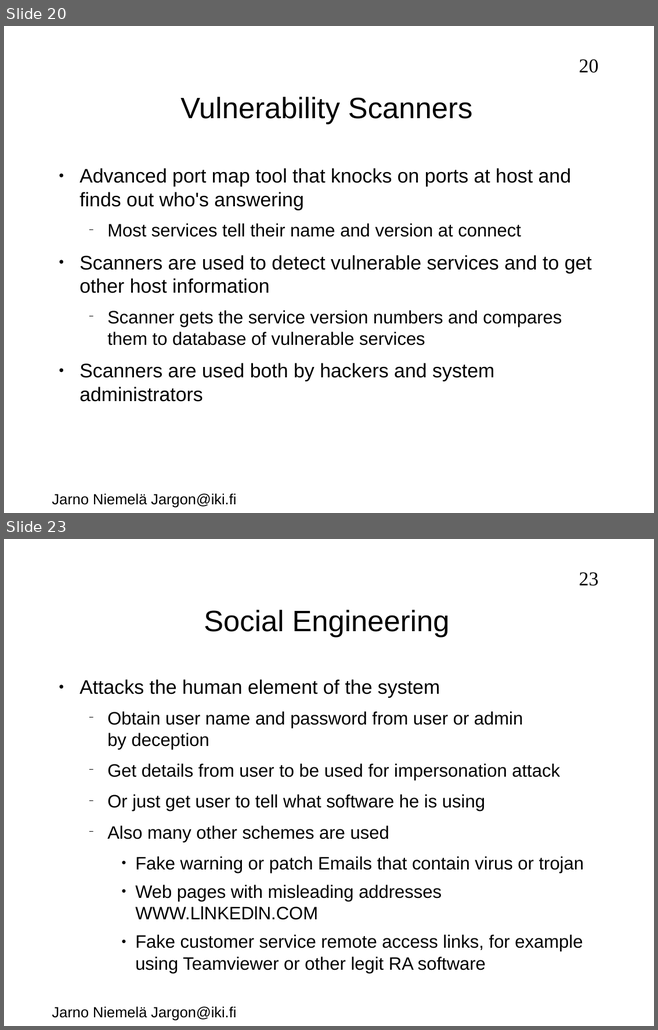
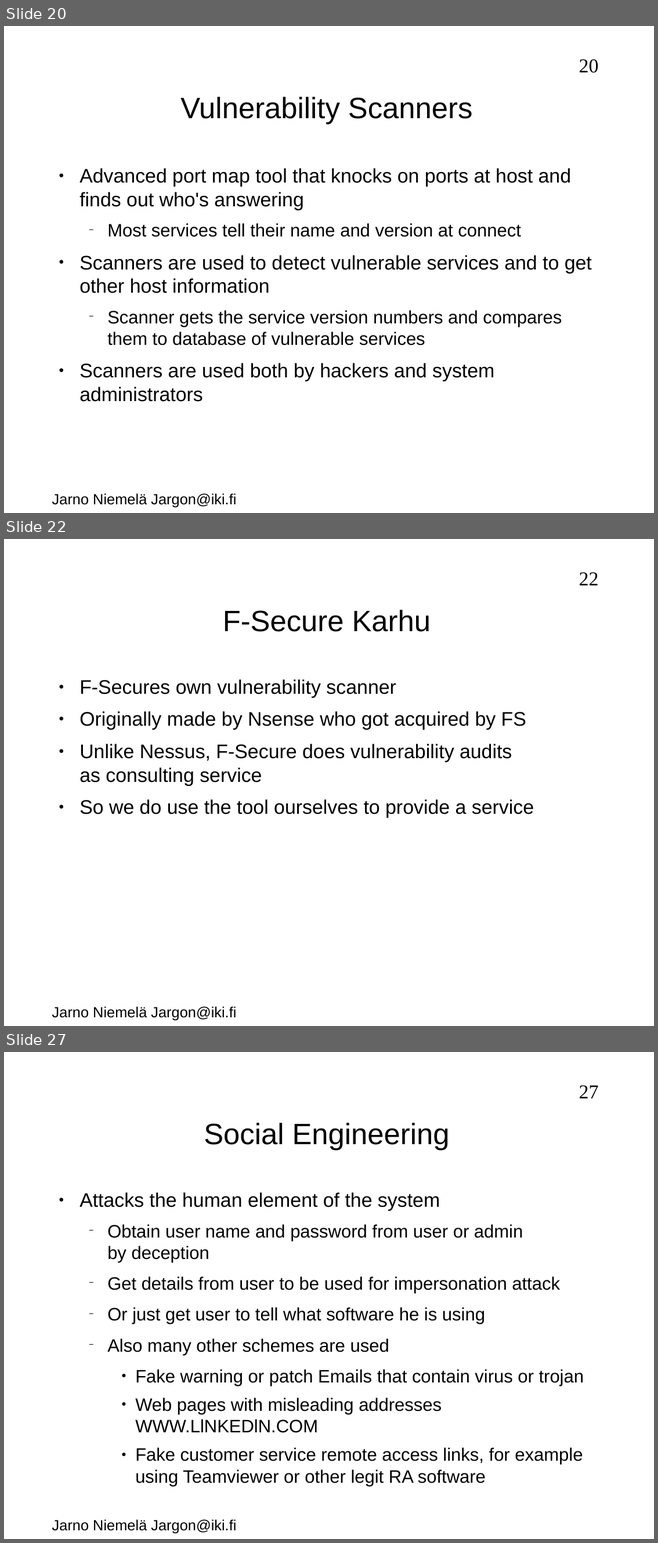
Before and after one commit to jarno-niemela/corporate_cyber_defence, a slide deck: NetworkSecurity/NetworkSecurity.odp. Shown one above the other, each under a label of ours: slides 20 and 23 before the commit, slides 20, 22 and 27 after it; the slides between them are not shown. The pictures are 658x1030 and 658x1543 pixels, drawn with LibreOffice and Linux fonts; fonts in the diff are those of the drawing; background and template pictures are left out. Boxes give left, top, right and bottom in pixels: in the first picture for what was removed or moved away, otherwise in the second. Text is boxed around its words. In the diff, an @@ line names an element or a change of style, - is before the commit and + after.

```diff
--- a/NetworkSecurity/NetworkSecurity.odp
+++ b/NetworkSecurity/NetworkSecurity.odp
@@ slide 22 added at (4,539,654,1026), background #FFFFFF; not listed: 2 template elements that a slide beside it also shows @@
@@ title added at (223,610,430,632), 36 pt, text #000000 @@
+F-Secure Karhu
@@ text added at (79,679,534,818), 24 pt, text #000000 @@
+● F-Secures own vulnerability scanner
+● Originally made by Nsense who got acquired by FS
+● Unlike Nessus, F-Secure does vulnerability audits
+  as consulting service
+● So we do use the tool ourselves to provide a service
@@ what was slide 23 is now slide 27 @@
@@ page number at (579,1085,598,1098): text changed @@
-23
+27
```
Also in this commit, not shown: 8 slides changed, 4 other slides added, 4 other files.
